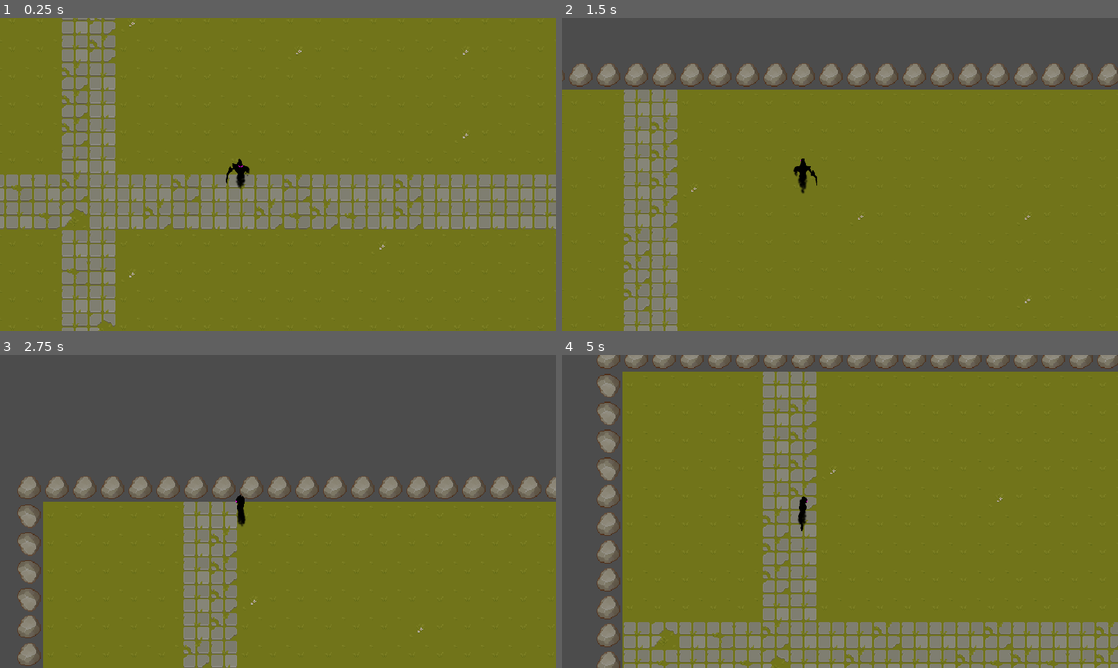
Above: before the commit, frames 1-4 (two rows, left to right).
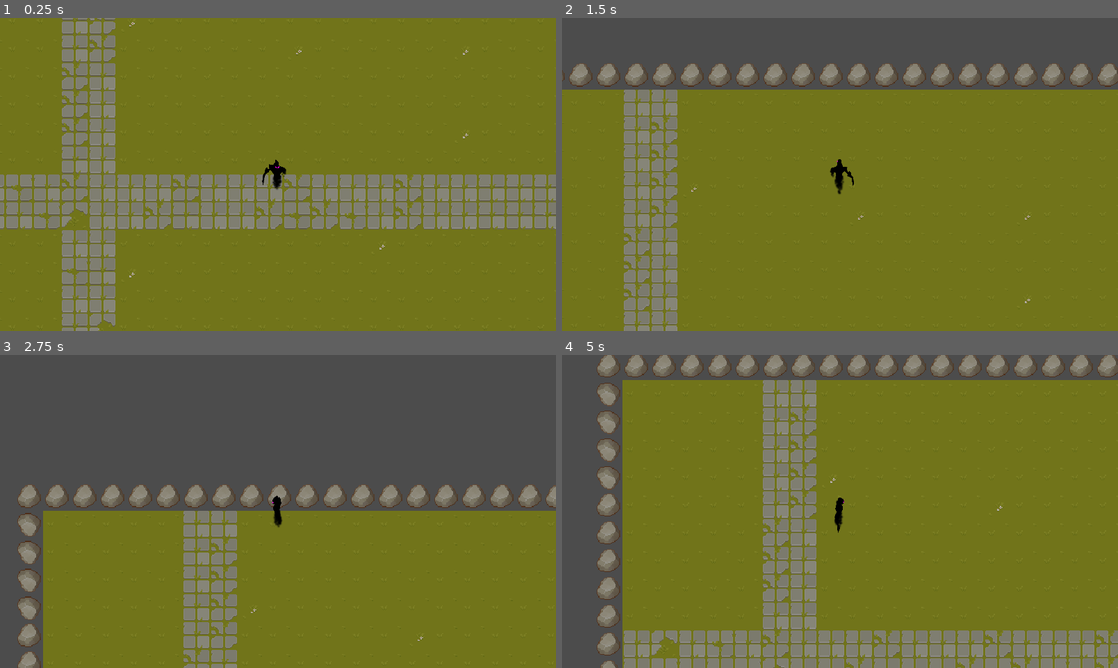
Above: after the commit, the same moments.

Repository: Sung96kim/Godot-Gaming
Game: Godot game, scene res://scenes/main.tscn
Same seed, same stepped clock (60 frames per second), same inputs: the game is played once before the commit and once after it.
Inputs:
- Up to frame 1 (0.25 s): no input
- Up to frame 2 (1.5 s): hold W (up) from 0.53 s (still down)
- Up to frame 3 (2.75 s): release W (up) at 2.03 s; hold A (left) from 2.03 s (still down)
- Up to frame 4 (5 s): release A (left) at 3.53 s; hold S (down) 3.53-4.28 s; hold D (right) from 4.28 s (still down)

The runs differ from the first frame. In frame 1, 0.4% of the frame differs, in the area x 40-52%, y 44-55%; in frame 2, 0.4%; in frame 3, 9.5%; in frame 4, 15%, in the area x 6-100%, y 0-100%.

Commit message:
new player sprite working with movement

Diff:
--- a/scenes/player.tscn
+++ b/scenes/player.tscn
@@ -20,7 +20,7 @@
 [ext_resource path="res://assets/characters/char2/Enemy-Melee-Idle-NW.png" type="Texture" id=18]
 
 [sub_resource type="RectangleShape2D" id=1]
-extents = Vector2( 6.5, 11 )
+extents = Vector2( 9.5, 8 )
 
 [sub_resource type="Animation" id=2]
 length = 0.001
@@ -803,7 +803,7 @@
 
 [sub_resource type="AnimationNodeStateMachine" id=25]
 states/Idle/node = SubResource( 35 )
-states/Idle/position = Vector2( 406, 162.5 )
+states/Idle/position = Vector2( 304, 112.5 )
 start_node = "Idle"
 
 [sub_resource type="AnimationNodeStateMachinePlayback" id=26]
@@ -813,11 +813,11 @@
 script = ExtResource( 2 )
 
 [node name="CollisionBox2D" type="CollisionShape2D" parent="."]
-position = Vector2( -0.5, 0 )
+position = Vector2( -3.5, 7 )
 shape = SubResource( 1 )
 
 [node name="Sprite" type="Sprite" parent="."]
-position = Vector2( -43, -2 )
+position = Vector2( -1, -1 )
 scale = Vector2( 0.25, 0.25 )
 texture = ExtResource( 1 )
 hframes = 12
